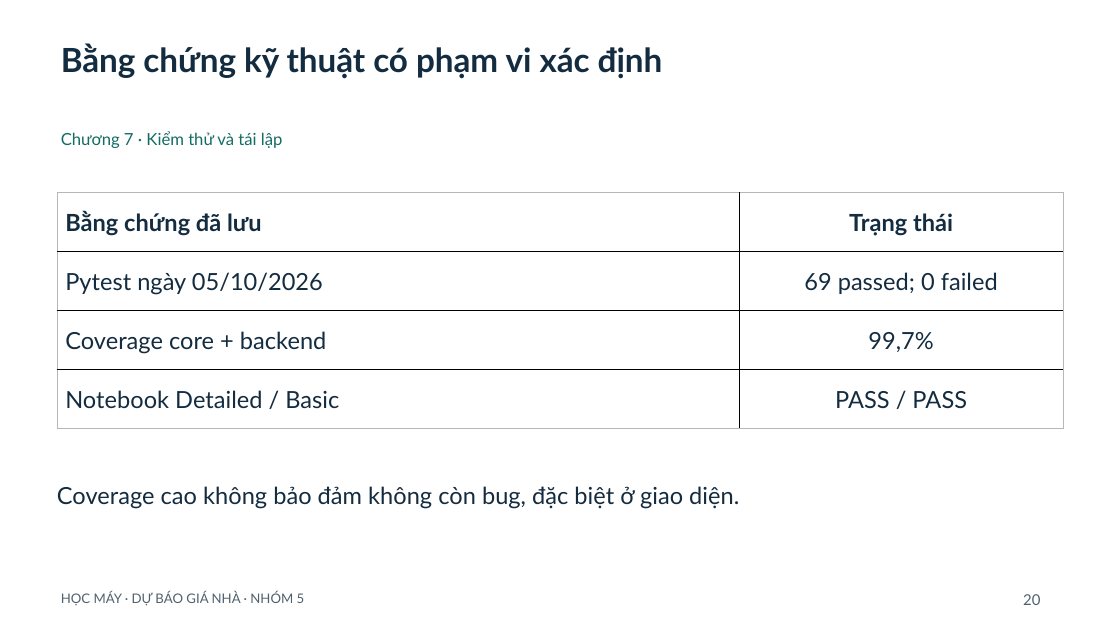
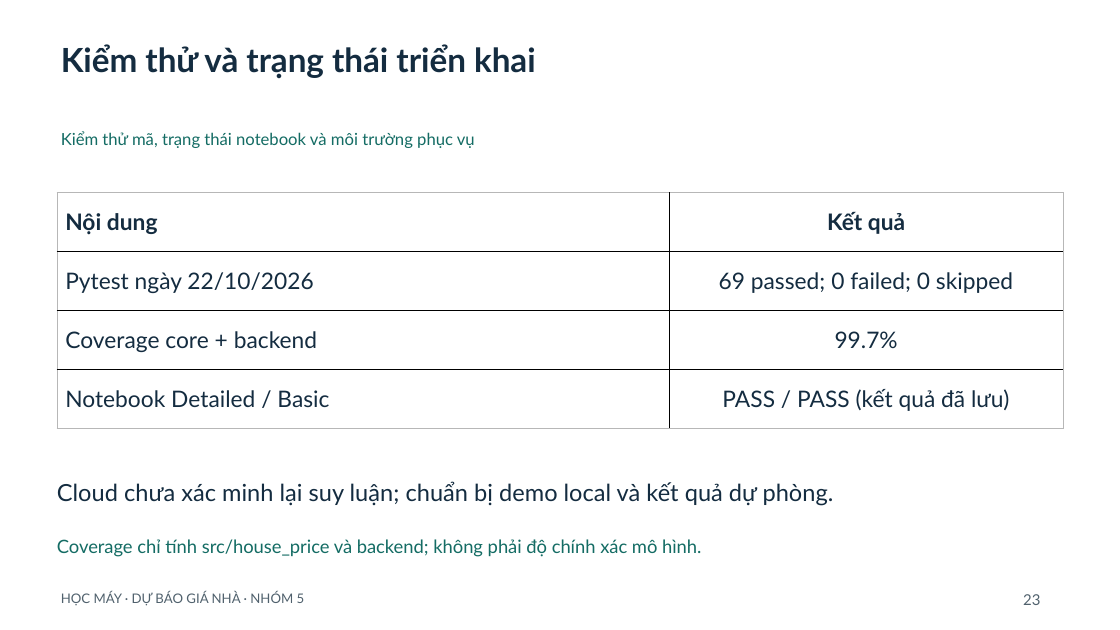
Before and after one commit to ngtd-2609/ames-house-price-prediction, a slide deck: slide 23 of slides/Slide_Hoc_may.pptx (slide 20 before the commit). Drawn at 1120x630 pixels with LibreOffice and Linux fonts; fonts in the diff are those of the drawing. Boxes give left, top, right and bottom in pixels: in the first picture for what was removed or moved away, otherwise in the second. Text is boxed around its words. In the diff, an @@ line names an element or a change of style, - is before the commit and + after.

```diff
--- a/slides/Slide_Hoc_may.pptx
+++ b/slides/Slide_Hoc_may.pptx
@@ text at box(61, 44, 536, 78): text changed @@
-Bằng chứng kỹ thuật có phạm vi xác định
+Kiểm thử và trạng thái triển khai
@@ text at box(61, 131, 475, 148): text changed @@
-Chương 7 · Kiểm thử và tái lập
+Kiểm thử mã, trạng thái notebook và môi trường phục vụ
@@ table at box(57, 192, 1064, 429) @@
-row 1, column 1: Bằng chứng đã lưu
+row 1, column 1: Nội dung
-row 1, column 2: Trạng thái
+row 1, column 2: Kết quả
-row 2, column 1: Pytest ngày 05/10/2026
+row 2, column 1: Pytest ngày 22/10/2026
-row 2, column 2: 69 passed; 0 failed
+row 2, column 2: 69 passed; 0 failed; 0 skipped
-row 3, column 2: 99,7%
+row 3, column 2: 99.7%
-row 4, column 2: PASS / PASS
+row 4, column 2: PASS / PASS (kết quả đã lưu)
@@ size 20.2 to 19.5 pt in "Coverage core + backend", "Notebook Detailed / Basic" @@
@@ text at box(57, 481, 834, 506): text changed @@
-Coverage cao không bảo đảm không còn bug, đặc biệt ở giao diện.
+Cloud chưa xác minh lại suy luận; chuẩn bị demo local và kết quả dự phòng.
@@ text added at box(57, 539, 701, 557), 15.8 pt, text #146C64 @@
+Coverage chỉ tính src/house_price và backend; không phải độ chính xác mô hình.
@@ text at box(1023, 594, 1040, 605): text changed @@
-20
+23
```
Also in this commit, not shown: 19 other slides changed, 4 slides added, 4 slides removed, 1 other file.
